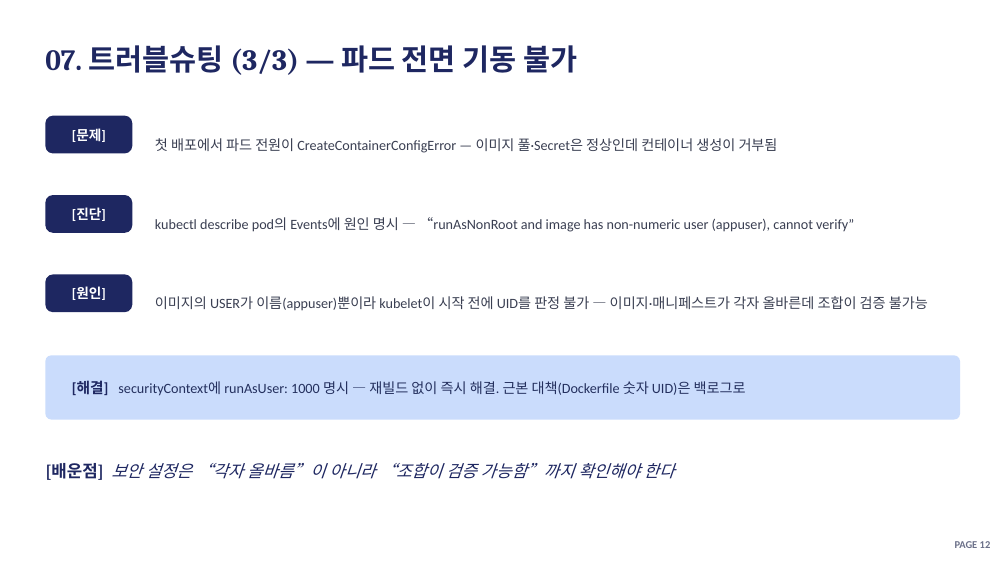
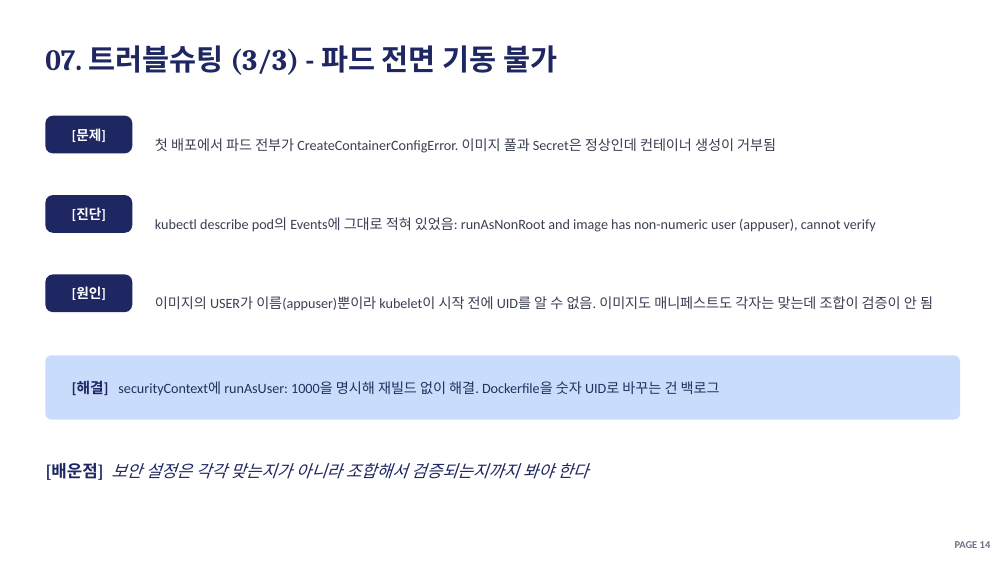
Before and after one commit to soc05272/eks-gitops-portfolio, a slide deck: slide 14 of docs/presentation.pptx. Drawn at 1008x567 pixels with LibreOffice and Linux fonts; fonts in the diff are those of the drawing. Boxes give left, top, right and bottom in pixels: in the first picture for what was removed or moved away, otherwise in the second. Text is boxed around its words. In the diff, an @@ line names an element or a change of style, - is before the commit and + after.

```diff
--- a/docs/presentation.pptx
+++ b/docs/presentation.pptx
@@ text at [45, 45, 557, 75]: text changed @@
-07. 트러블슈팅 (3/3) — 파드 전면 기동 불가
+07. 트러블슈팅 (3/3) - 파드 전면 기동 불가
@@ text at [155, 138, 776, 153]: text changed @@
-첫 배포에서 파드 전원이 CreateContainerConfigError — 이미지 풀·Secret은 정상인데 컨테이너 생성이 거부됨
+첫 배포에서 파드 전부가 CreateContainerConfigError. 이미지 풀과 Secret은 정상인데 컨테이너 생성이 거부됨
@@ text at [155, 217, 876, 232]: text changed @@
-kubectl describe pod의 Events에 원인 명시 — “runAsNonRoot and image has non-numeric user (appuser), cannot verify”
+kubectl describe pod의 Events에 그대로 적혀 있었음: runAsNonRoot and image has non-numeric user (appuser), cannot verify
@@ text at [155, 296, 933, 311]: text changed @@
-이미지의 USER가 이름(appuser)뿐이라 kubelet이 시작 전에 UID를 판정 불가 — 이미지·매니페스트가 각자 올바른데 조합이 검증 불가능
+이미지의 USER가 이름(appuser)뿐이라 kubelet이 시작 전에 UID를 알 수 없음. 이미지도 매니페스트도 각자는 맞는데 조합이 검증이 안 됨
@@ text at [72, 381, 720, 396]: text changed @@
-[해결] securityContext에 runAsUser: 1000 명시 — 재빌드 없이 즉시 해결. 근본 대책(Dockerfile 숫자 UID)은 백로그로
+[해결] securityContext에 runAsUser: 1000을 명시해 재빌드 없이 해결. Dockerfile을 숫자 UID로 바꾸는 건 백로그
@@ text at [45, 463, 589, 480]: text changed @@
-[배운점] 보안 설정은 “각자 올바름”이 아니라 “조합이 검증 가능함”까지 확인해야 한다
+[배운점] 보안 설정은 각각 맞는지가 아니라 조합해서 검증되는지까지 봐야 한다
@@ text at [955, 541, 991, 548]: text changed @@
-PAGE 12
+PAGE 14
```
Also in this commit, not shown: 18 other slides changed, 1 slide removed, 3 other files.
